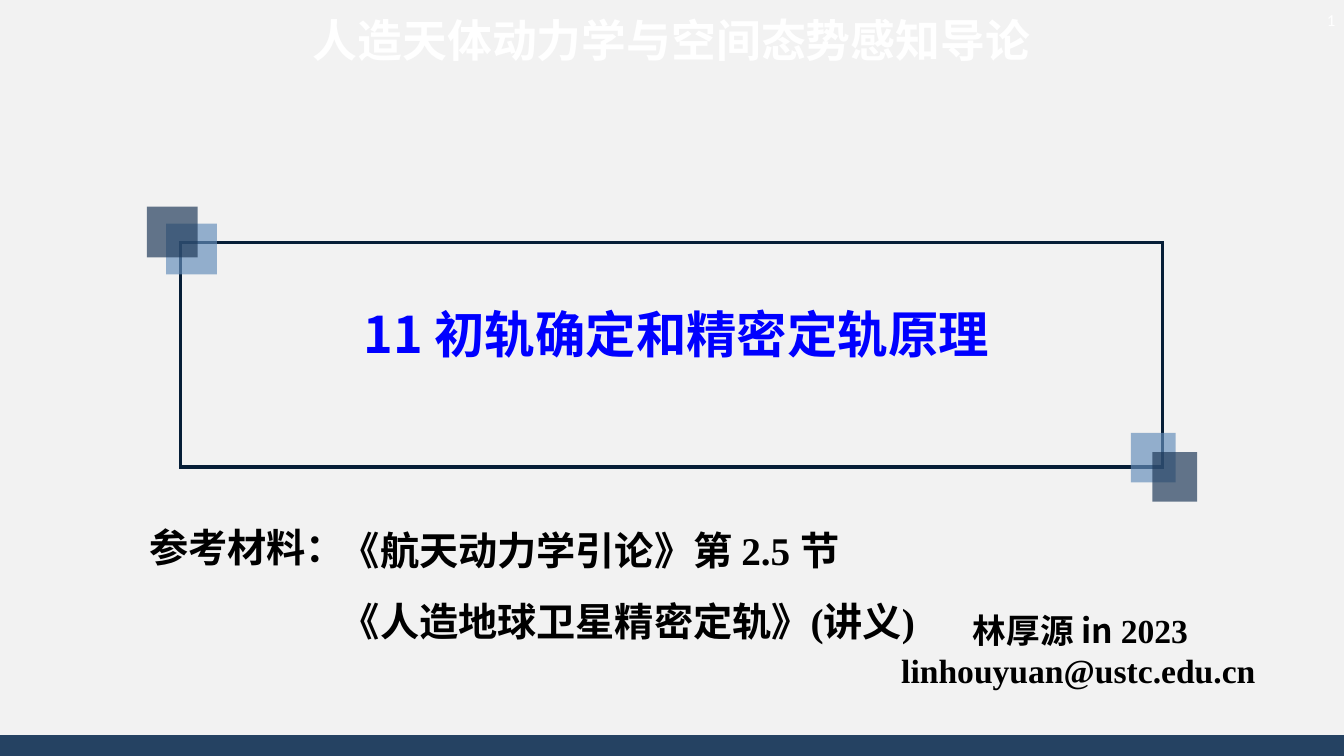
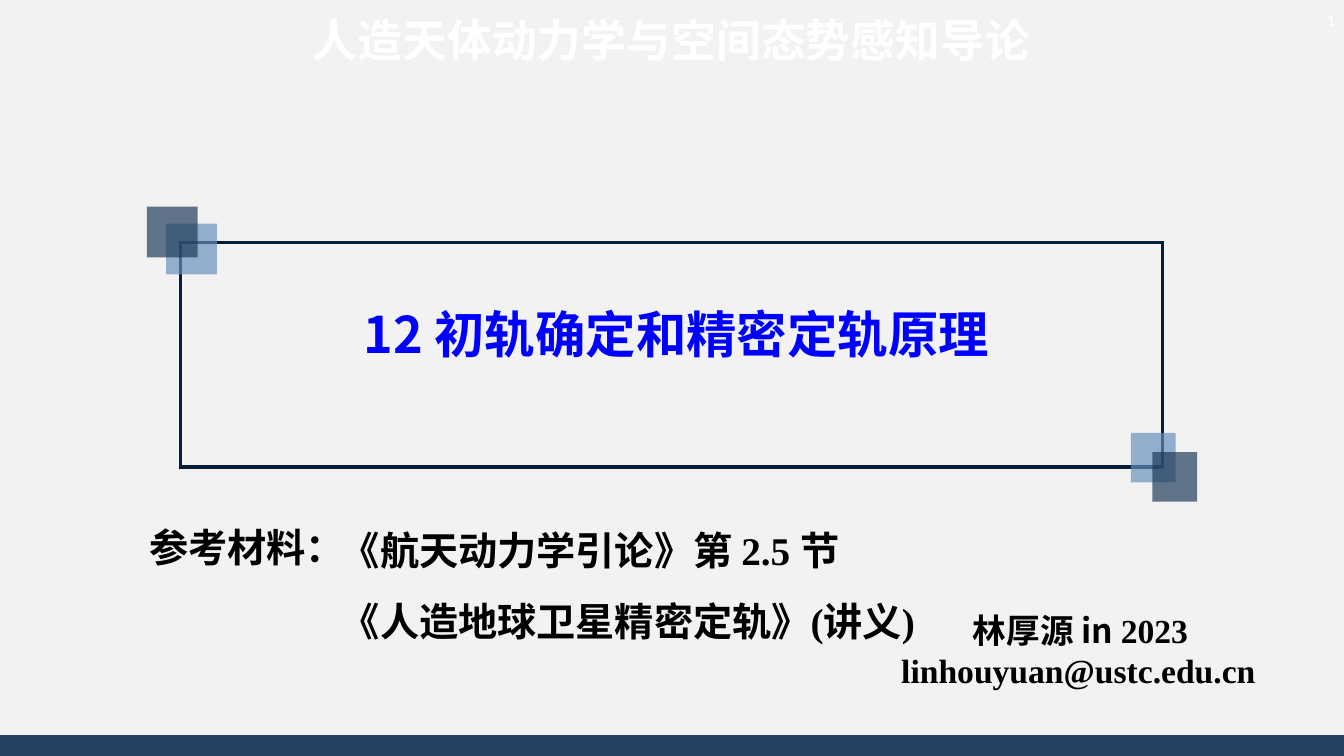
Before and after one commit to AsBackup/DAOSSA, a slide deck: slide 1 of 12 初轨确定和精密定轨原理.pptx. Drawn at 1344x756 pixels with LibreOffice and Linux fonts; fonts in the diff are those of the drawing; background and template pictures are left out. Boxes give left, top, right and bottom in pixels: in the first picture for what was removed or moved away, otherwise in the second. Text is boxed around its words. In the diff, an @@ line names an element or a change of style, - is before the commit and + after.

```diff
--- a/12 初轨确定和精密定轨原理.pptx
+++ b/12 初轨确定和精密定轨原理.pptx
@@ text at <box>364,309,989,358</box>: text changed @@
-11 初轨确定和精密定轨原理
+12 初轨确定和精密定轨原理
```
Also in this commit, not shown: 1 other file.
